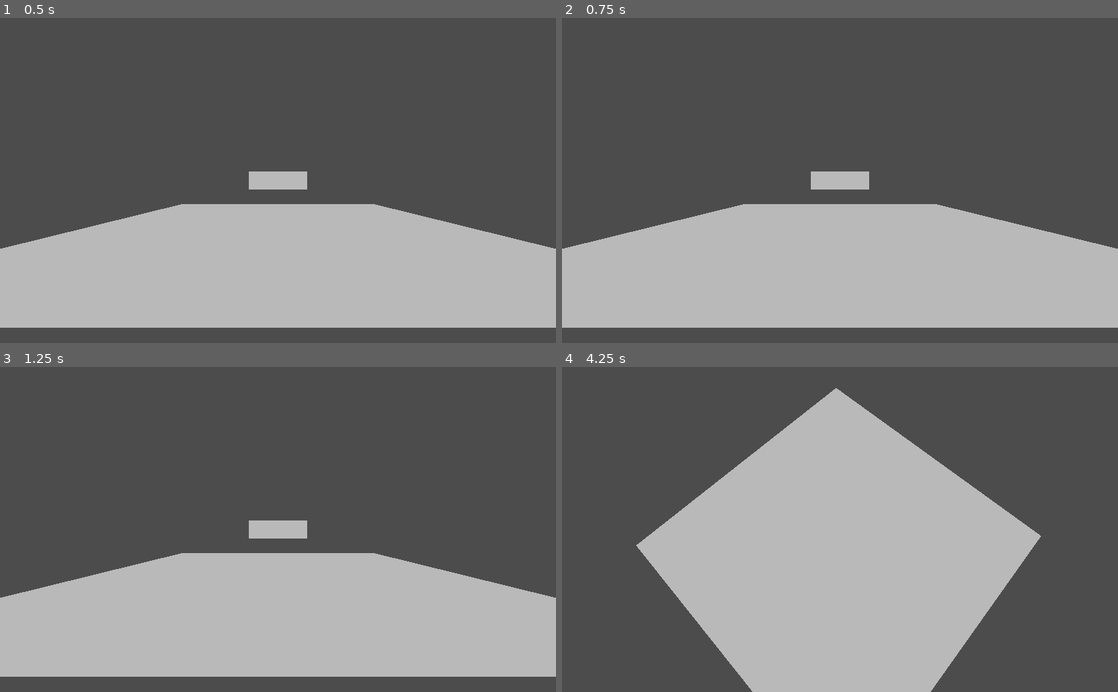
Above: before the commit, frames 1-4 (two rows, left to right).
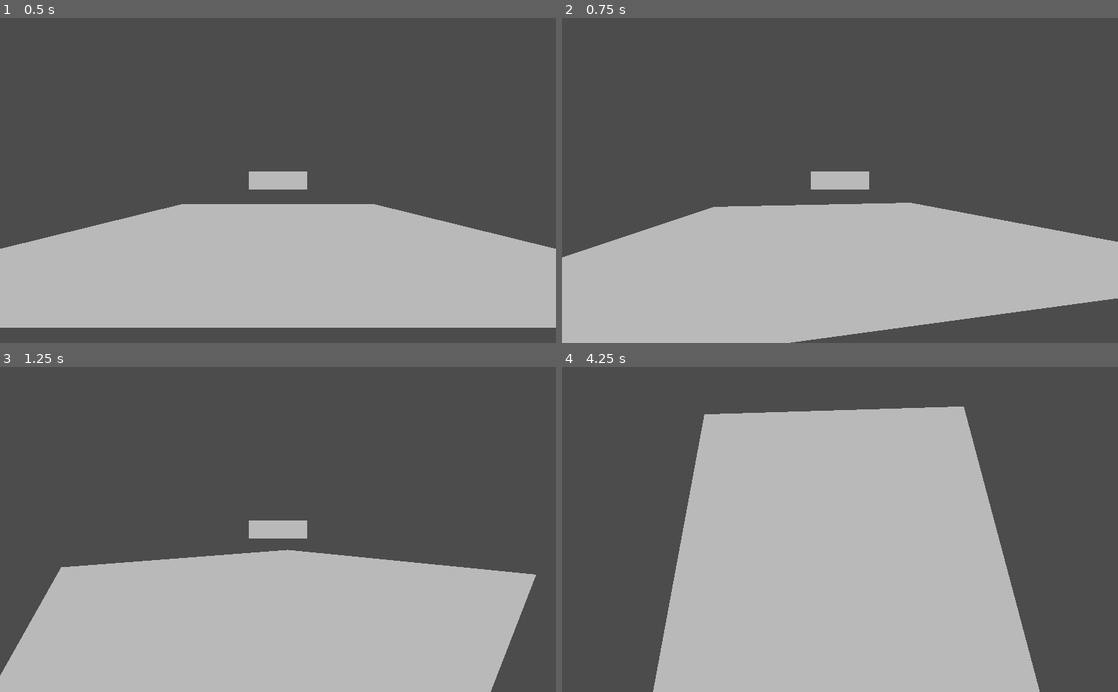
Above: after the commit, the same moments.

Repository: kornelharm/SpaceGame
Game: Godot game, scene res://Worlds/Test.tscn
Same seed, same stepped clock (60 frames per second), same inputs: the game is played once before the commit and once after it.
Inputs (mouse positions are in pixels of both pictures, inside the frame that each line leads up to):
- Up to frame 1 (0.5 s): no input
- Up to frame 2 (0.75 s): tap Enter at 0.5 s; move the mouse to (962, 164) at 0.52 s; hold E (yaw_right, bound only after the commit) from 0.53 s (still down); hold Right mouse button (camera_unlock) from 0.53 s (still down)
- Up to frame 3 (1.25 s): keep holding E (yaw_right, bound only after the commit); keep holding Right mouse button (camera_unlock)
- Up to frame 4 (4.25 s): move the mouse to (728, 545) at 1.27 s; release E (yaw_right, bound only after the commit) at 1.28 s; release Right mouse button (camera_unlock) at 1.28 s; hold Ctrl (move_down, bound only after the commit) 1.28-2.03 s; right-click (728, 545) at 1.35 s; move the mouse to (895, 458) at 2.02 s; hold E (yaw_right, bound only after the commit) 2.03-2.78 s; hold Right mouse button (camera_unlock) 2.03-2.78 s; move the mouse to (812, 594) at 2.77 s; hold Space (move_up, bound only after the commit) 2.78-3.53 s; right-click (812, 594) at 2.85 s; move the mouse to (1006, 578) at 3.52 s; hold Q (yaw_left, bound only after the commit) from 3.53 s (still down); hold Right mouse button (camera_unlock) from 3.53 s (still down)

Frame 1 is identical in both runs. In frame 2, 4.9% of the frame differs, in the area x 0-100%, y 56-100%; in frame 3, 8.6%; in frame 4, 14%, in the area x 13-87%, y 6-100%.

Commit message:
Implemented vertical movement and ship turning

Diff:
--- a/Prefabs/ShipMovement.gd
+++ b/Prefabs/ShipMovement.gd
@@ -1,7 +1,9 @@
 extends Spatial
 
+onready var ship = $ShipModel
 
 var acceleration = 1
+var rotational_acceleration = 1
 
 var direction
 var velocity = Vector3()
@@ -10,12 +12,16 @@
 var left = Vector3()
 var back = Vector3()
 var forward = Vector3()
+var up = Vector3()
+var down = Vector3()
 
 func establish_directions():
 	forward = -transform.basis.z
 	back = transform.basis.z
 	right = transform.basis.x
 	left = -transform.basis.x
+	up = transform.basis.y
+	down = -transform.basis.y
 
 # Called when the node enters the scene tree for the first time.
 func _ready():
@@ -39,5 +45,14 @@
 		velocity += left * acceleration * delta
 	if(Input.is_action_pressed("move_right")):
 		velocity += right * acceleration * delta
+	if(Input.is_action_pressed("move_up")):
+		velocity += up * acceleration * delta
+	if(Input.is_action_pressed("move_down")):
+		velocity += down * acceleration * delta
+
+	if(Input.is_action_pressed("yaw_left")):
+		rotate_y(rotational_acceleration * delta)
+	if(Input.is_action_pressed("yaw_right")):
+		rotate_y(-rotational_acceleration * delta)
 
 	move(delta)
--- a/project.godot
+++ b/project.godot
@@ -41,6 +41,26 @@
 "events": [ Object(InputEventKey,"resource_local_to_scene":false,"resource_name":"","device":0,"alt":false,"shift":false,"control":false,"meta":false,"command":false,"pressed":false,"scancode":83,"physical_scancode":0,"unicode":0,"echo":false,"script":null)
  ]
 }
+yaw_right={
+"deadzone": 0.5,
+"events": [ Object(InputEventKey,"resource_local_to_scene":false,"resource_name":"","device":0,"alt":false,"shift":false,"control":false,"meta":false,"command":false,"pressed":false,"scancode":69,"physical_scancode":0,"unicode":0,"echo":false,"script":null)
+ ]
+}
+yaw_left={
+"deadzone": 0.5,
+"events": [ Object(InputEventKey,"resource_local_to_scene":false,"resource_name":"","device":0,"alt":false,"shift":false,"control":false,"meta":false,"command":false,"pressed":false,"scancode":81,"physical_scancode":0,"unicode":0,"echo":false,"script":null)
+ ]
+}
+move_up={
+"deadzone": 0.5,
+"events": [ Object(InputEventKey,"resource_local_to_scene":false,"resource_name":"","device":0,"alt":false,"shift":false,"control":false,"meta":false,"command":false,"pressed":false,"scancode":32,"physical_scancode":0,"unicode":0,"echo":false,"script":null)
+ ]
+}
+move_down={
+"deadzone": 0.5,
+"events": [ Object(InputEventKey,"resource_local_to_scene":false,"resource_name":"","device":0,"alt":false,"shift":false,"control":false,"meta":false,"command":false,"pressed":false,"scancode":16777238,"physical_scancode":0,"unicode":0,"echo":false,"script":null)
+ ]
+}
 
 [physics]
 
